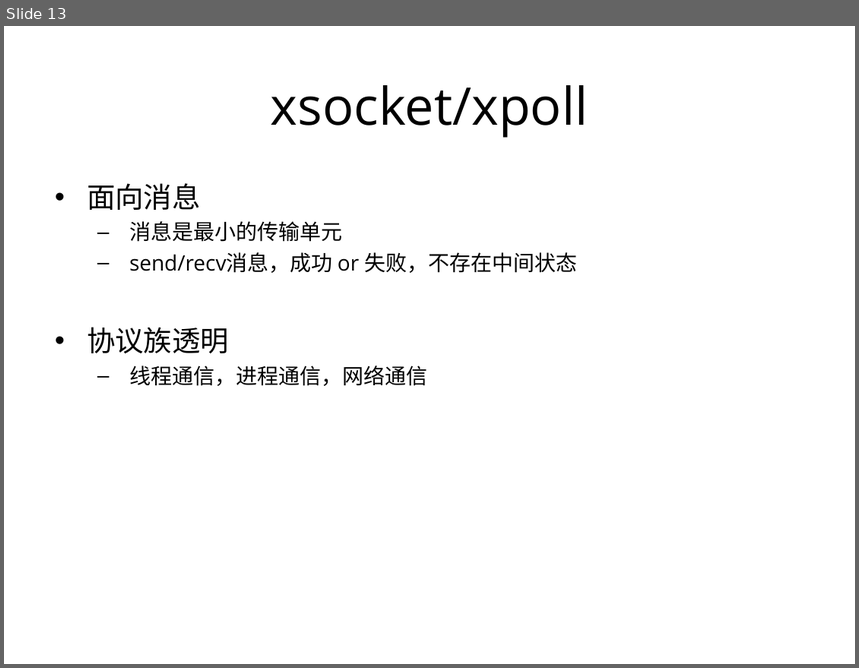
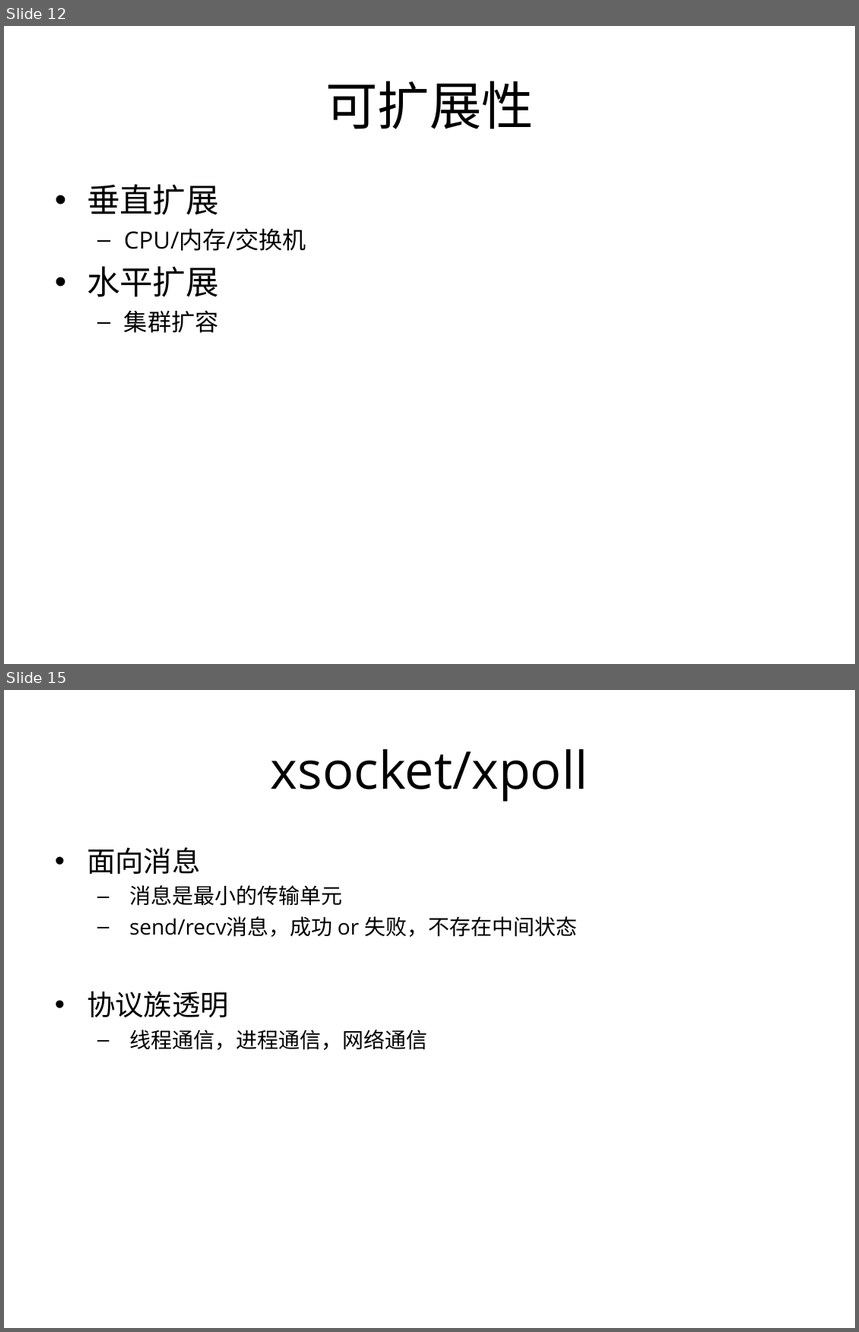
Before and after one commit to proxyio/xio, a slide deck: docs/PROXYIO.ppt. Shown one above the other, each under a label of ours: slide 13 before the commit, slides 12 and 15 after it; the slides between them are not shown. The pictures are 859x668 and 859x1332 pixels, drawn with LibreOffice and Linux fonts; fonts in the diff are those of the drawing. Boxes give left, top, right and bottom in pixels: in the first picture for what was removed or moved away, otherwise in the second. Text is boxed around its words. In the diff, an @@ line names an element or a change of style, - is before the commit and + after.

```diff
--- a/docs/PROXYIO.ppt
+++ b/docs/PROXYIO.ppt
@@ slide 12 added at [4,26,855,664], background #FFFFFF @@
@@ title added at [325,81,534,129], 44 pt, text #000000 @@
+可扩展性
@@ text added at [87,184,306,333], 20 pt, text #000000 @@
+• 垂直扩展
+  – CPU/内存/交换机
+• 水平扩展
+  – 集群扩容
@@ what was slide 13 is now slide 15 @@
```
Also in this commit, not shown: 4 slides changed, 9 other slides added, 11 slides removed.
